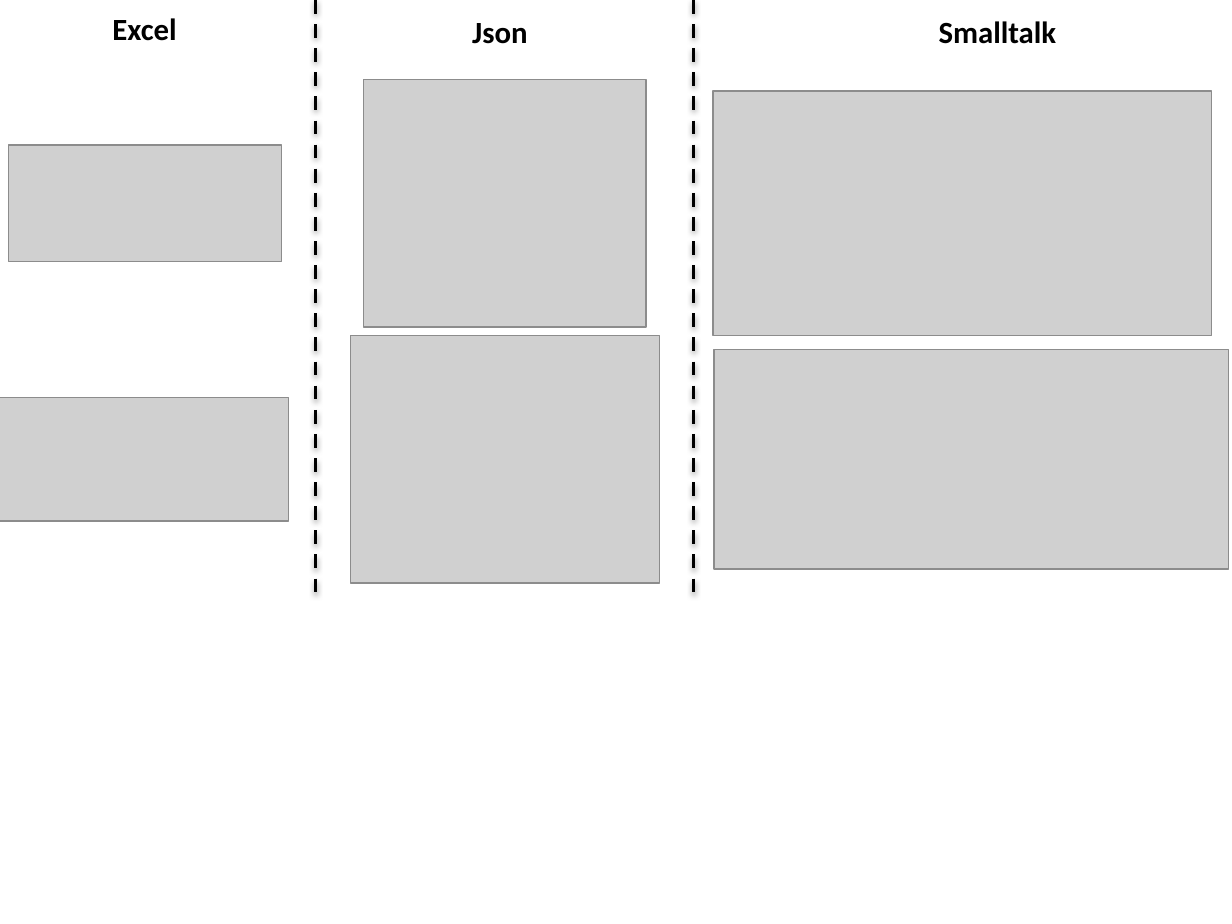
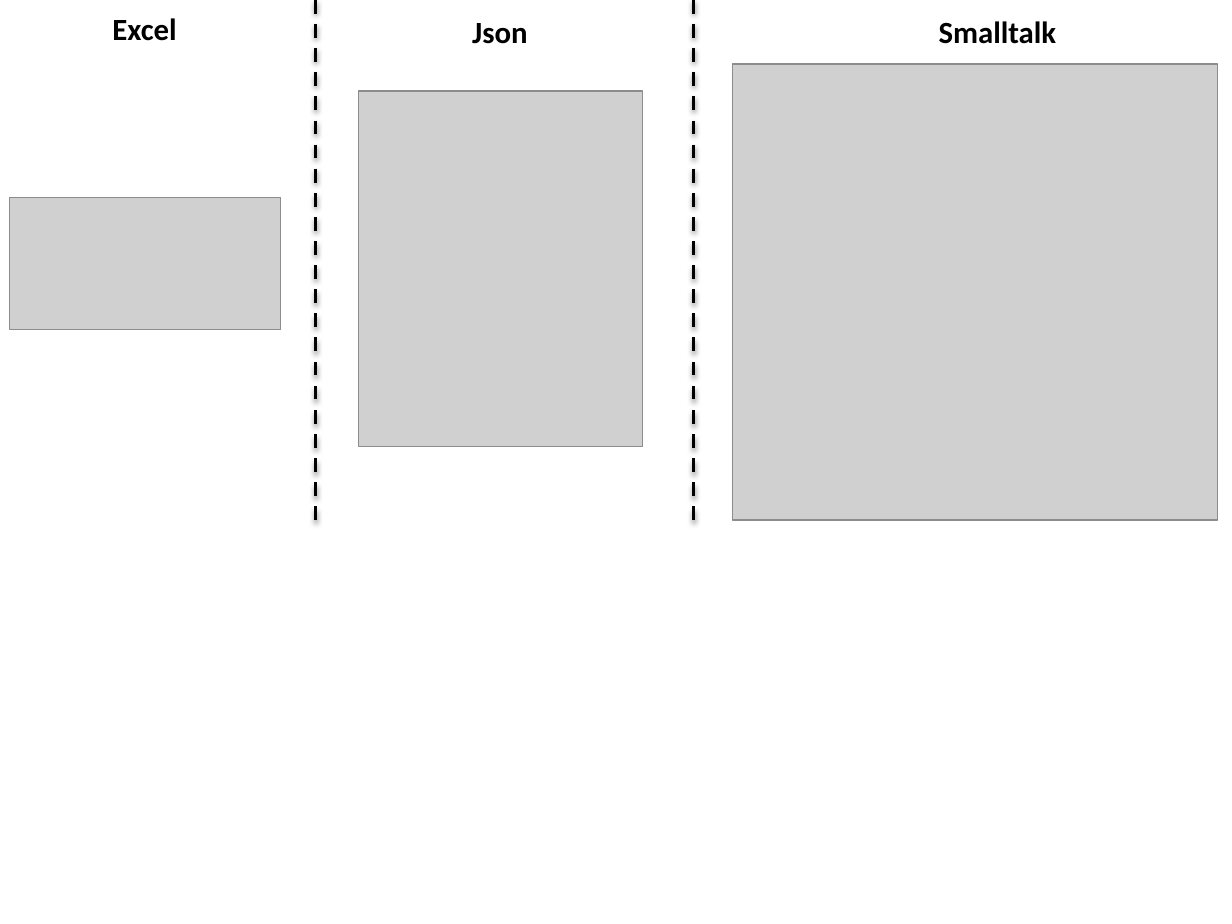
Before and after one commit to joelchampeau/idm_modsoc, a slide deck: slide 1 of documentation/docTravail/seancesTravail/Role4All_use_case/transformation.pptx. Drawn at 1232x924 pixels with LibreOffice and Linux fonts; fonts in the diff are those of the drawing; grey boxes stand for pictures. Boxes give left, top, right and bottom in pixels: in the first picture for what was removed or moved away, otherwise in the second. Text is boxed around its words. In the diff, an @@ line names an element or a change of style, - is before the commit and + after.

```diff
--- a/documentation/docTravail/seancesTravail/Role4All_use_case/transformation.pptx
+++ b/documentation/docTravail/seancesTravail/Role4All_use_case/transformation.pptx
@@ line moved from (315, 0) - (315, 598) to (315, 0) - (315, 520) @@
@@ line moved from (694, 0) - (694, 598) to (694, 0) - (694, 520) @@
@@ picture: place and size @@
-picture at (713,91,1212,335)
+picture at (732,64,1217,520)
@@ picture: place and size @@
-picture at (363,79,646,326)
+picture at (359,91,642,447)
@@ picture added at (9,197,280,329) @@
@@ group removed at (0,145,1228,583): 4 pictures @@
```
Also in this commit, not shown: 24 other files.
